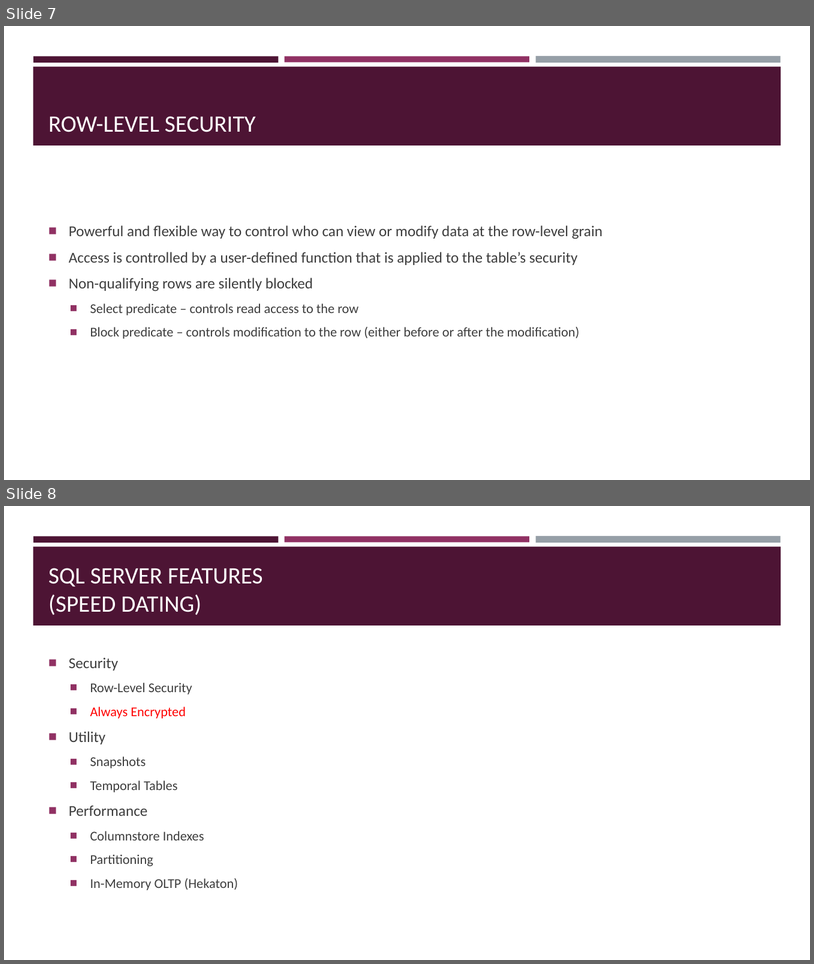
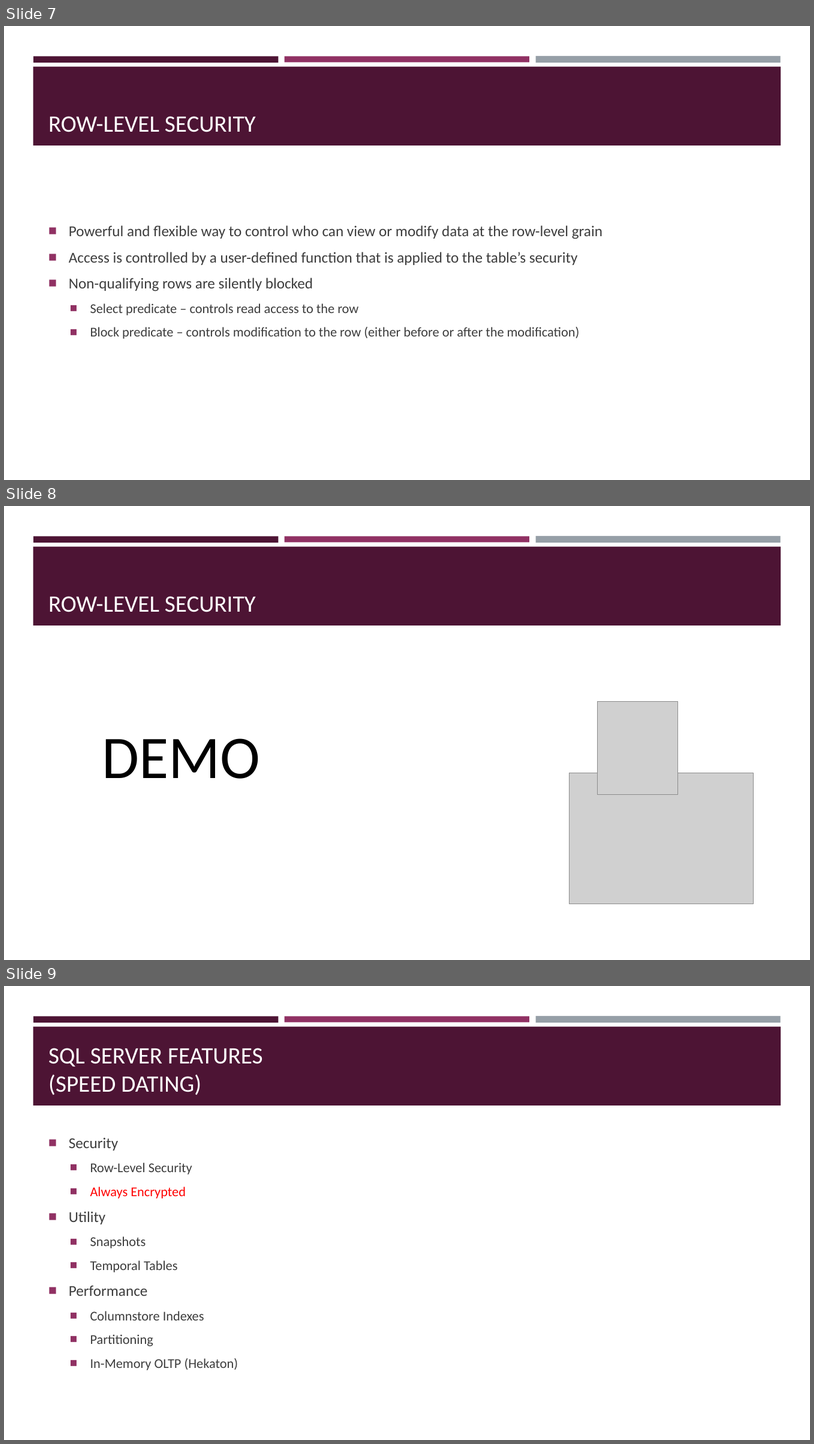
Before and after one commit to sqltran/SevenAwesomeSQLFeatures, a slide deck: AwesomeFreeSQLServerFeatures.pptx. Shown one above the other, each under a label of ours: slides 7 and 8 before the commit, slides 7, 8 and 9 after it. The pictures are 814x964 and 814x1444 pixels, drawn with LibreOffice and Linux fonts; fonts in the diff are those of the drawing; grey boxes stand for pictures. Boxes give left, top, right and bottom in pixels: in the first picture for what was removed or moved away, otherwise in the second. Text is boxed around its words. In the diff, an @@ line names an element or a change of style, - is before the commit and + after.

```diff
--- a/AwesomeFreeSQLServerFeatures.pptx
+++ b/AwesomeFreeSQLServerFeatures.pptx
@@ slide 8 added at [4,506,810,960], background #FFFFFF; not listed: 4 template elements that a slide beside it also shows @@
@@ title added at [48,596,256,612], 28 pt, text #FFFFFF @@
+ROW-LEVEL SECURITY
@@ picture added at [597,702,678,795] @@
@@ text added at [102,738,261,778], 72 pt, text #000000 @@
+DEMO
@@ picture added at [570,773,754,903] @@
@@ what was slide 8 is now slide 9 @@
```
Also in this commit, not shown: 2 other slides added.
